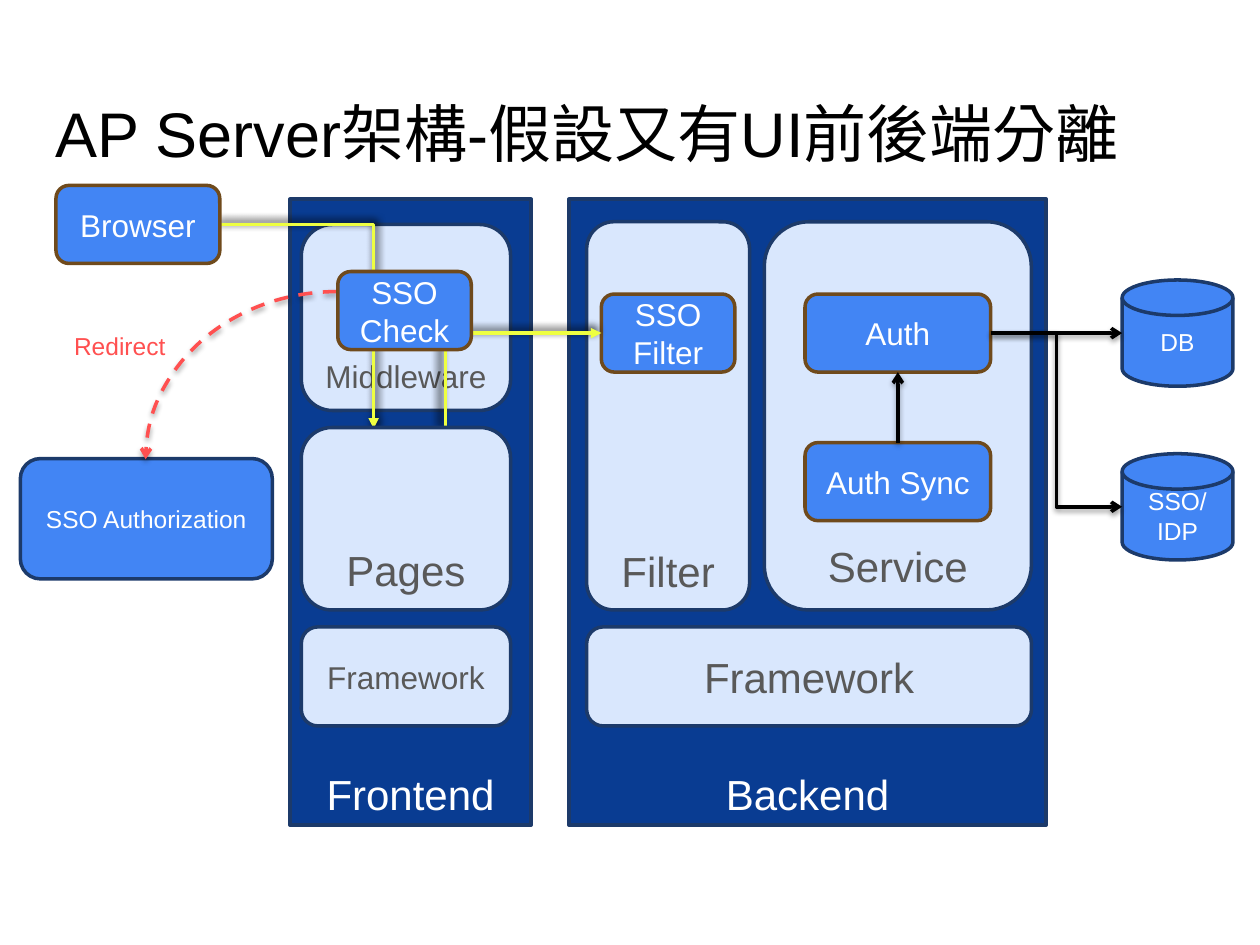
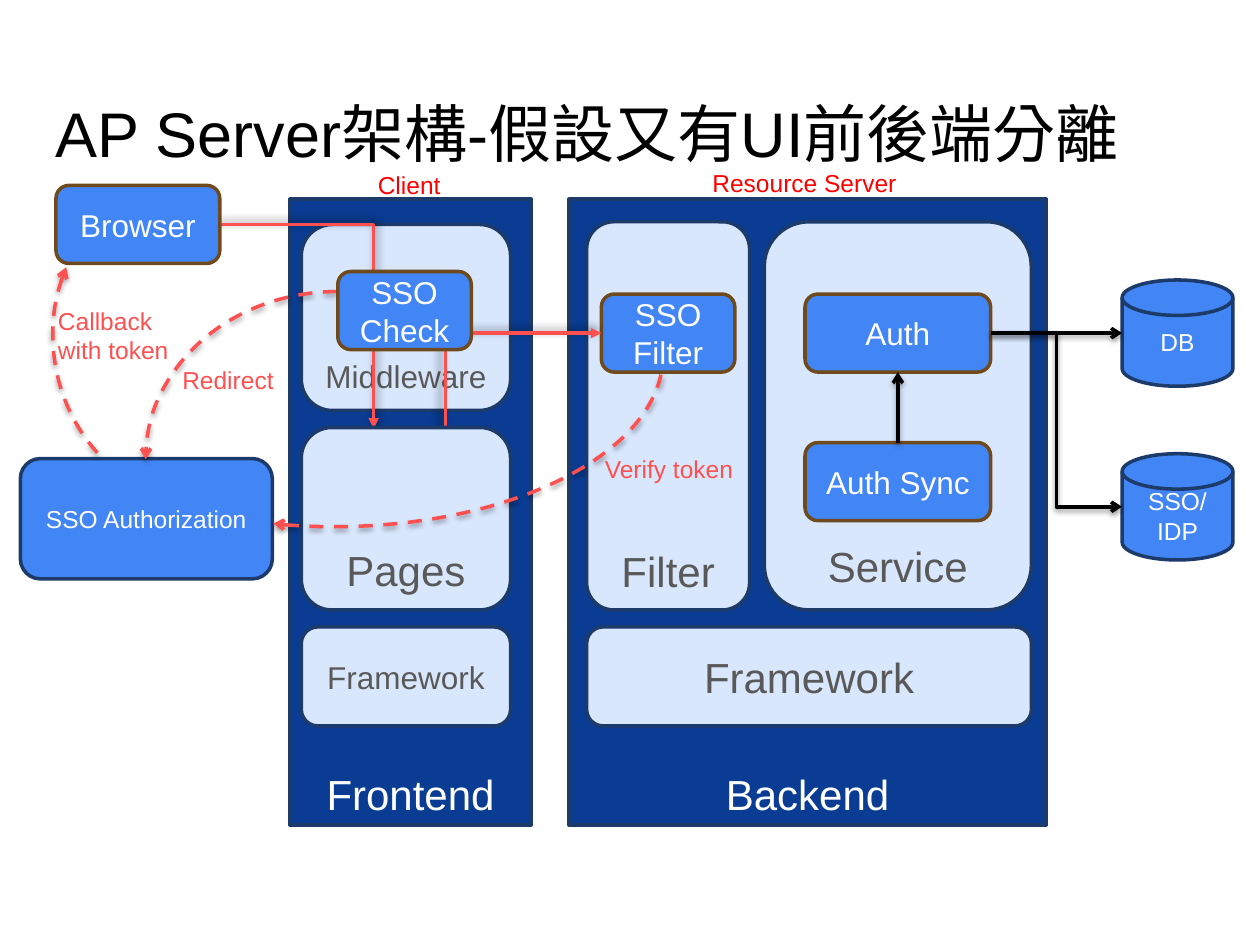
Before and after one commit to Sevenflanks/jcconf-2024-sso-flow-demo, a slide deck: slide 20 of JCC24_slide_Rhys.pptx (slide 19 before the commit). Drawn at 1260x945 pixels with LibreOffice and Linux fonts; fonts in the diff are those of the drawing; background and template pictures are left out. Boxes give left, top, right and bottom in pixels: in the first picture for what was removed or moved away, otherwise in the second. Text is boxed around its words. In the diff, an @@ line names an element or a change of style, - is before the commit and + after.

```diff
--- a/JCC24_slide_Rhys.pptx
+++ b/JCC24_slide_Rhys.pptx
@@ arc (boxed as its full ellipse) added at (53, 164, 381, 507), outline #FF5050 2 pt dashed @@
@@ text added at (378, 176, 441, 199), 14 pt, text #FF0000 @@
+Client
@@ text added at (712, 175, 896, 193), 14 pt, text #FF0000 @@
+Resource Server
@@ arc (boxed as its full ellipse) added at (6, 184, 663, 527), outline #FF5050 2 pt dashed @@
@@ elbow arrow (219, 224) - (374, 428): stroke #EEFF41 2 pt to #FF5050 2 pt @@
@@ text added at (58, 312, 168, 359), 14 pt, text #FF5050 @@
+Callback
+with token
@@ text "Redirect": place and size @@
-text "Redirect" at (74, 337, 165, 355)
+text "Redirect" at (182, 371, 273, 389)
@@ elbow arrow (444, 427) - (601, 333): stroke #EEFF41 2 pt to #FF5050 2 pt @@
@@ text added at (605, 460, 733, 483), 14 pt, text #FF5050 @@
+Verify token
```
Also in this commit, not shown: 8 other slides changed, 3 slides added.
